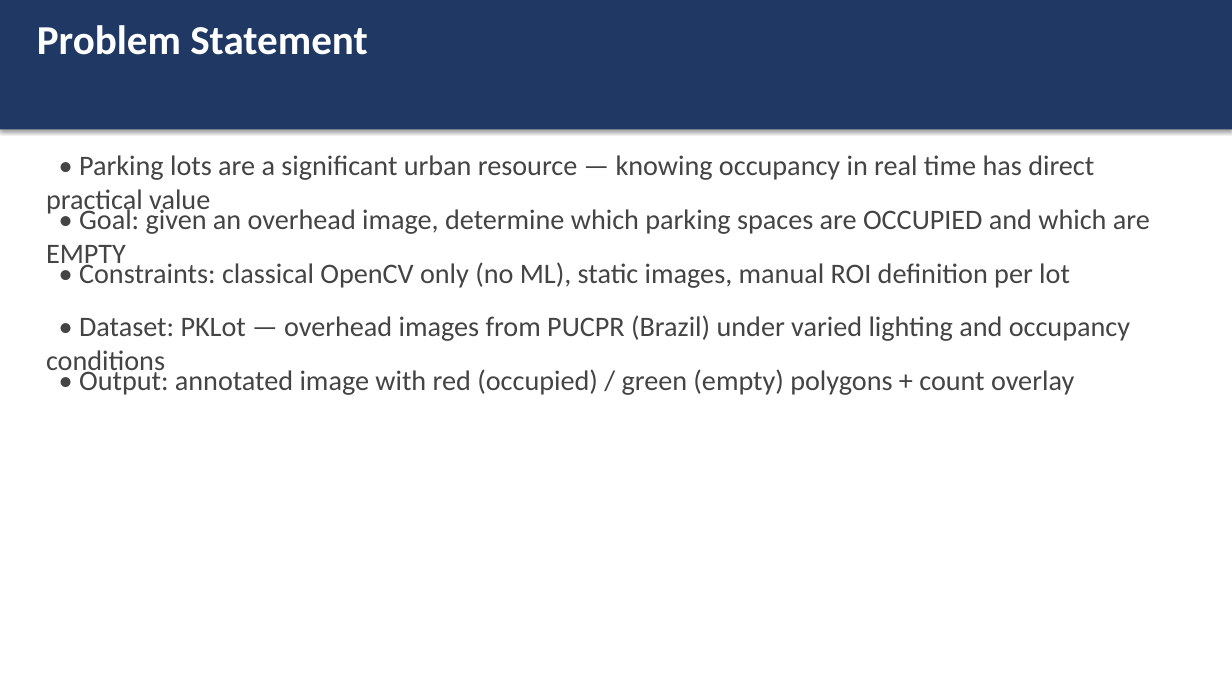
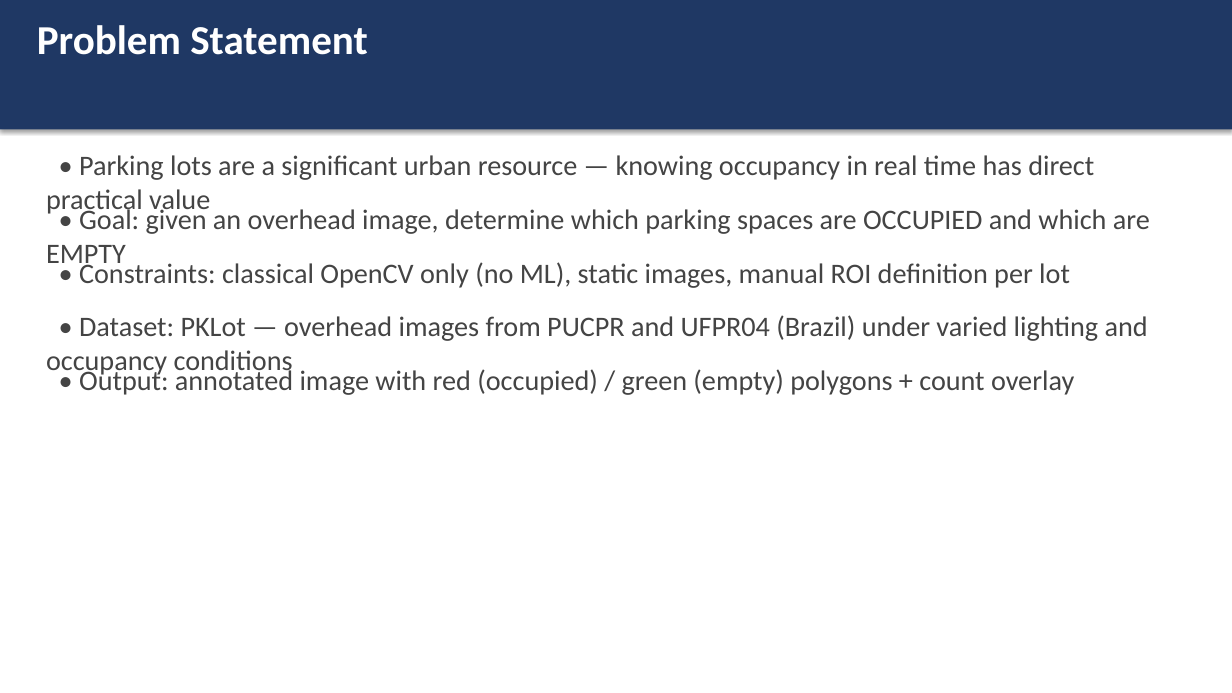
Before and after one commit to realkyle/CVFinalProject, a slide deck: slide 2 of docs/slides.pptx. Drawn at 1232x693 pixels with LibreOffice and Linux fonts; fonts in the diff are those of the drawing. Boxes give left, top, right and bottom in pixels: in the first picture for what was removed or moved away, otherwise in the second. Text is boxed around its words. In the diff, an @@ line names an element or a change of style, - is before the commit and + after.

Commit message:
Parking lot occupancy detector — PUCPR and UFPR04 complete

```diff
--- a/docs/slides.pptx
+++ b/docs/slides.pptx
@@ text at (46, 315, 1148, 377): text changed @@
-• Dataset: PKLot — overhead images from PUCPR (Brazil) under varied lighting and occupancy conditions
+• Dataset: PKLot — overhead images from PUCPR and UFPR04 (Brazil) under varied lighting and occupancy conditions
```
Also in this commit, not shown: 3 other slides changed, 3 slides added, 11 other files.
